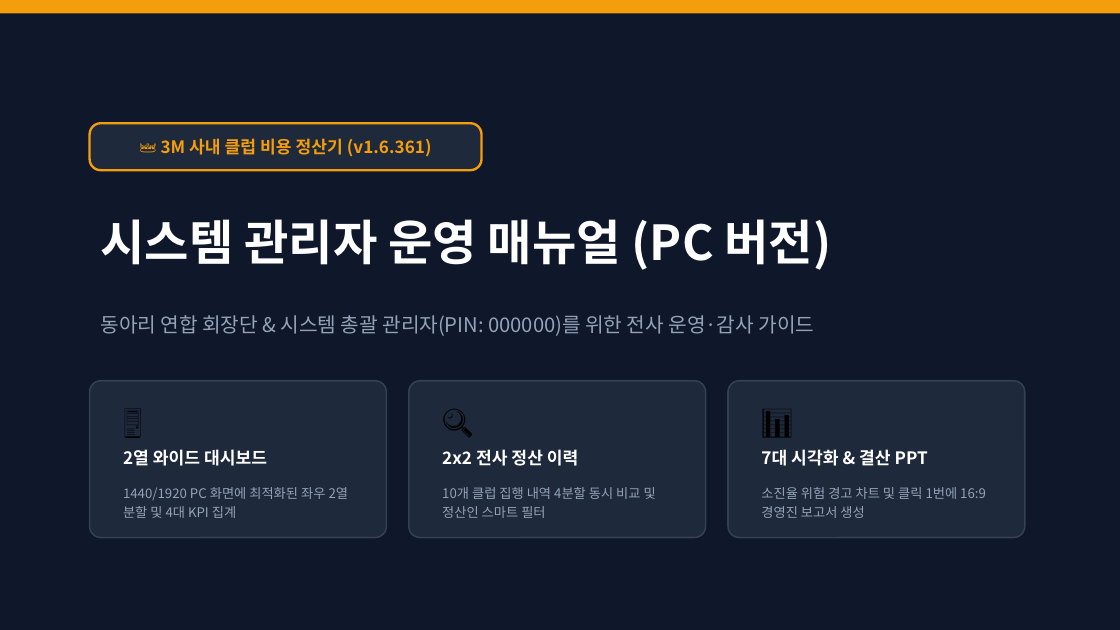
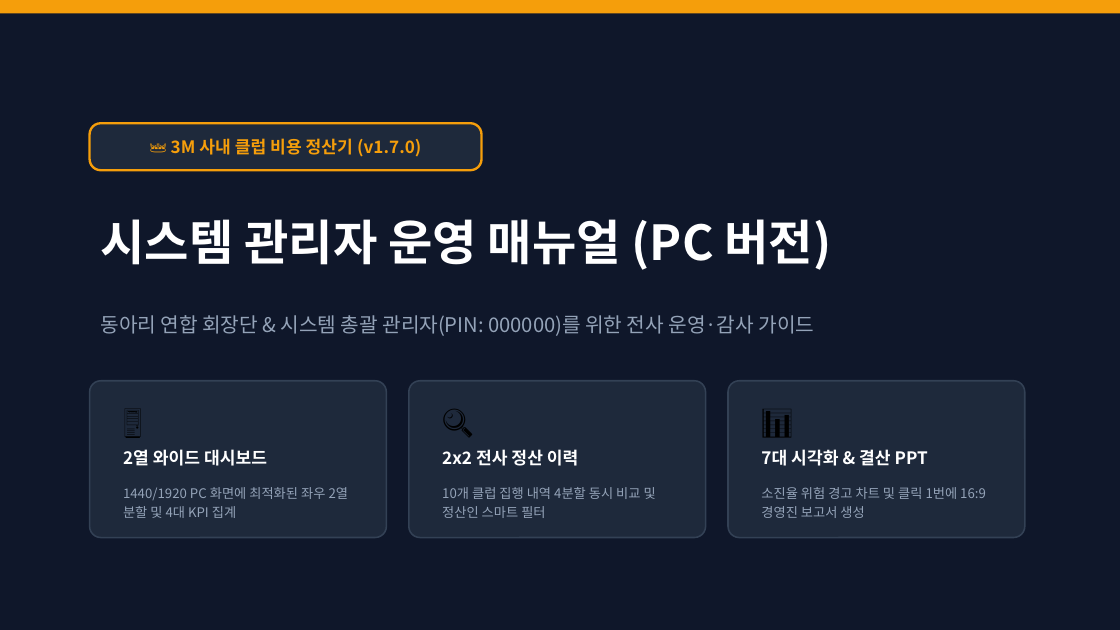
Before and after one commit to gochujangs33-dot/Club-expense, a slide deck: slide 1 of 3M_사내_클럽_비용_정산_시스템_관리자_매뉴얼(PC).pptx. Drawn at 1120x630 pixels with LibreOffice and Linux fonts; fonts in the diff are those of the drawing. Boxes give left, top, right and bottom in pixels: in the first picture for what was removed or moved away, otherwise in the second. Text is boxed around its words. In the diff, an @@ line names an element or a change of style, - is before the commit and + after.

```diff
--- a/3M_사내_클럽_비용_정산_시스템_관리자_매뉴얼(PC).pptx
+++ b/3M_사내_클럽_비용_정산_시스템_관리자_매뉴얼(PC).pptx
@@ text at (x1=171, y1=138, x2=421, y2=157): text changed @@
-👑 3M 사내 클럽 비용 정산기 (v1.6.361)
+👑 3M 사내 클럽 비용 정산기 (v1.7.0)
```
Also in this commit, not shown: 9 other files.
